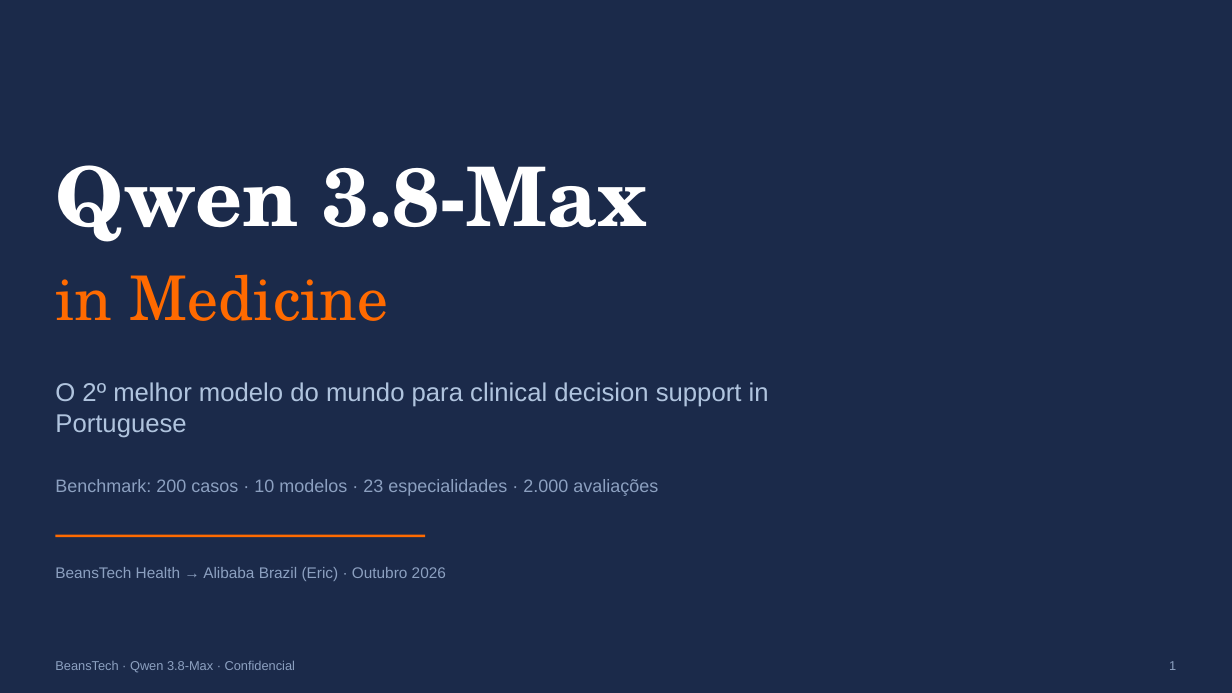
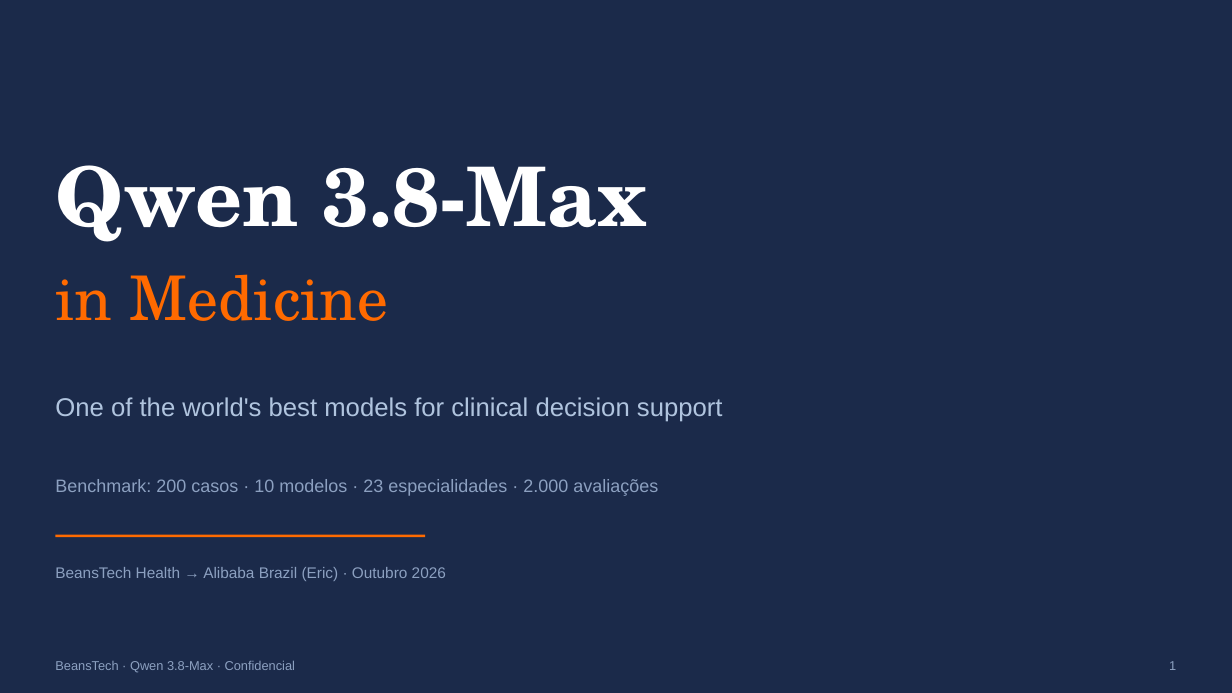
Before and after one commit to beanstechhub/healthtech-infra, a slide deck: slide 1 of apresentacoes/Qwen_Medicina_Eric_EN.pptx. Drawn at 1232x693 pixels with LibreOffice and Linux fonts; fonts in the diff are those of the drawing. Boxes give left, top, right and bottom in pixels: in the first picture for what was removed or moved away, otherwise in the second. Text is boxed around its words. In the diff, an @@ line names an element or a change of style, - is before the commit and + after.

Commit message:
Qwen: 'um dos melhores do mundo' (PT/EN); Einstein: S5/S8/S13 preenchidos, sintaxe corrigida

```diff
--- a/apresentacoes/Qwen_Medicina_Eric_EN.pptx
+++ b/apresentacoes/Qwen_Medicina_Eric_EN.pptx
@@ text at (x1=55, y1=397, x2=723, y2=422): text changed @@
-O 2º melhor modelo do mundo para clinical decision support in Portuguese
+One of the world's best models for clinical decision support
```
Also in this commit, not shown: 4 other files.
